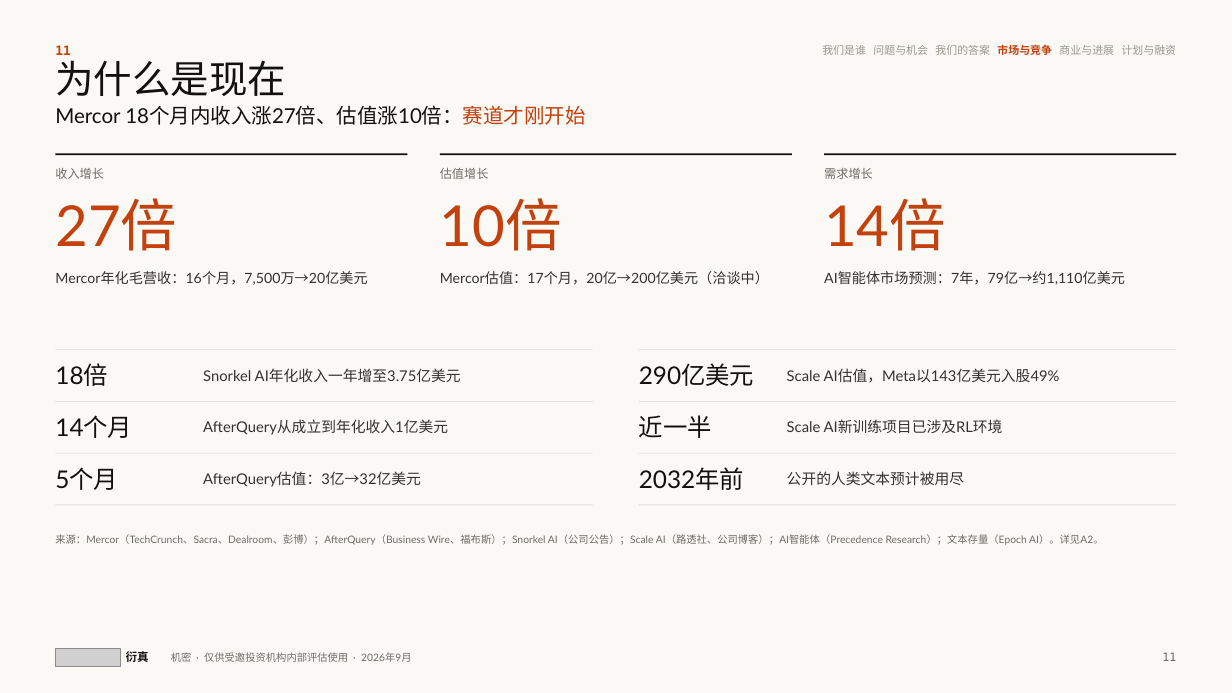
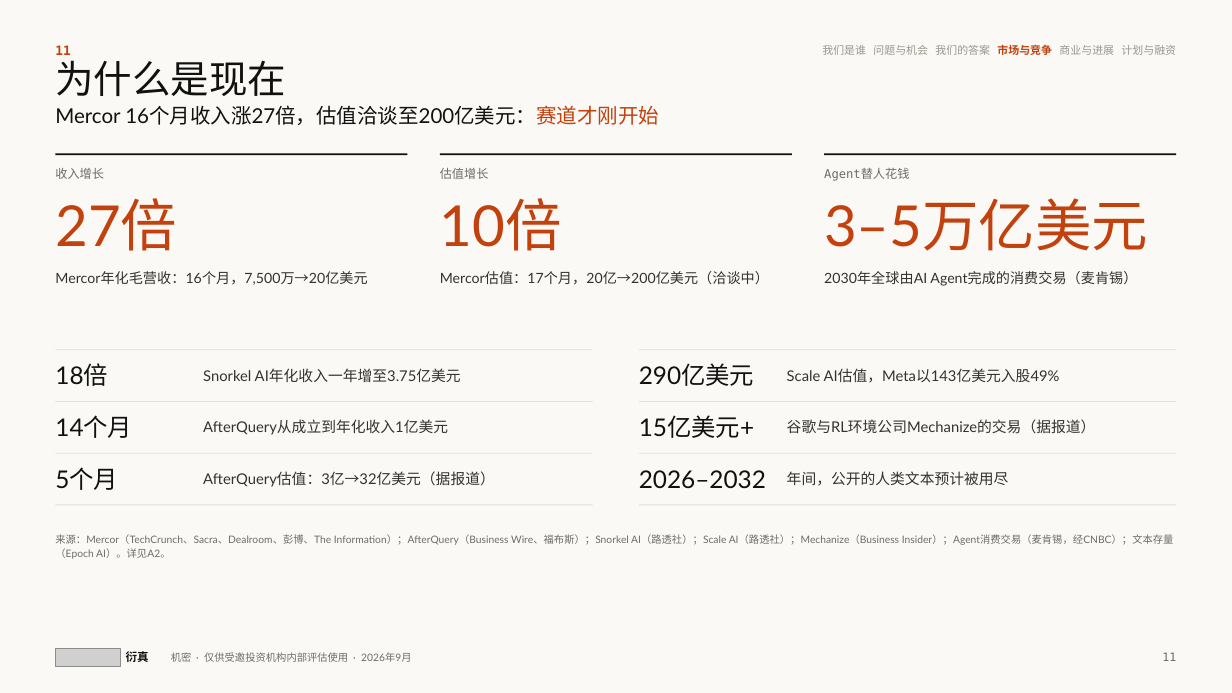
Before and after one commit to wangchen0802/Delta1, a slide deck: slide 11 of SimReal-BP-v29.pptx. Drawn at 1232x693 pixels with LibreOffice and Linux fonts; fonts in the diff are those of the drawing; grey boxes stand for pictures. Boxes give left, top, right and bottom in pixels: in the first picture for what was removed or moved away, otherwise in the second. Text is boxed around its words. In the diff, an @@ line names an element or a change of style, - is before the commit and + after.

```diff
--- a/SimReal-BP-v29.pptx
+++ b/SimReal-BP-v29.pptx
@@ text at (55, 106, 659, 125): text changed @@
-Mercor 18个月内收入涨27倍、估值涨10倍：赛道才刚开始
+Mercor 16个月收入涨27倍，估值洽谈至200亿美元：赛道才刚开始
@@ text at (824, 168, 909, 181): text changed @@
-需求增长
+Agent替人花钱
@@ text at (824, 198, 1148, 251): text changed @@
-14倍
+3–5万亿美元
@@ text at (824, 271, 1137, 286): text changed @@
-AI智能体市场预测：7年，79亿→约1,110亿美元
+2030年全球由AI Agent完成的消费交易（麦肯锡）
@@ text at (639, 415, 754, 438): text changed @@
-近一半
+15亿美元+
@@ text at (787, 419, 1096, 433): text changed @@
-Scale AI新训练项目已涉及RL环境
+谷歌与RL环境公司Mechanize的交易（据报道）
@@ text at (203, 471, 495, 487): text changed @@
-AfterQuery估值：3亿→32亿美元
+AfterQuery估值：3亿→32亿美元（据报道）
@@ text at (639, 470, 766, 488): text changed @@
-2032年前
+2026–2032
@@ text at (787, 471, 1009, 486): text changed @@
-公开的人类文本预计被用尽
+年间，公开的人类文本预计被用尽
@@ text at (55, 534, 1174, 559): text changed @@
-来源：Mercor（TechCrunch、Sacra、Dealroom、彭博）；AfterQuery（Business Wire、福布斯）；Snorkel AI（公司公告）；Scale AI（路透社、公司博客）；AI智能体（Precedence Research）；文本存量（Epoch AI）。详见A2。
+来源：Mercor（TechCrunch、Sacra、Dealroom、彭博、The Information）；AfterQuery（Business Wire、福布斯）；Snorkel AI（路透社）；Scale AI（路透社）；Mechanize（Business Insider）；Agent消费交易（麦肯锡，经CNBC）；文本存量（Epoch AI）。详见A2。
```
Also in this commit, not shown: 16 other slides changed, 7 other files.
